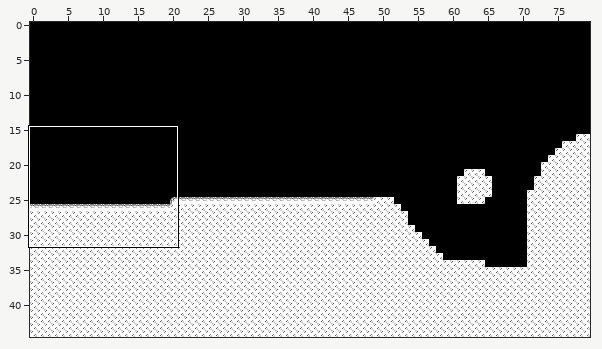
Two versions of a level (Tiled map, Output/Assets/map/Map.tmx). Above: a wide view before the commit, with the close-up outlined.
Close-up. Old version:
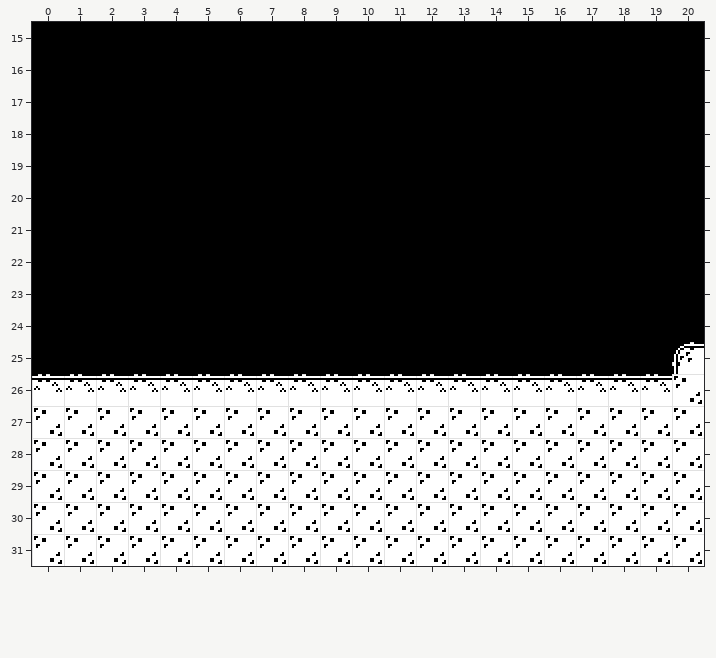
Cells are 16x16 px. Shown: x 0..20, y 15..31. The commit also changed other parts of the map, which this record leaves out. The old version is drawn lined up with the new one.
Once edited:
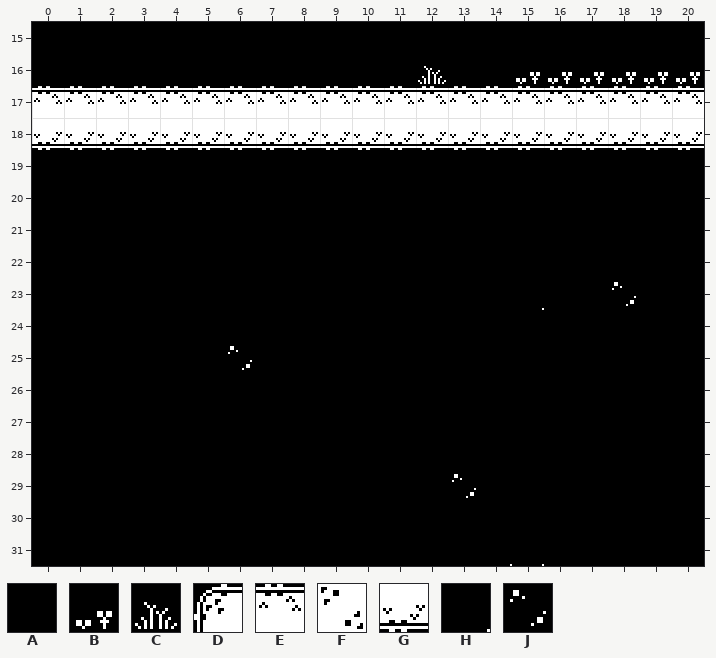
Key: from "TileSet": A 0, B 16, C 18, D 87, E 88, F 108, G 128, H 214, J 291.
_ is an empty cell.
Changes in this commit:
map size 80x45 -> 80x30 cells
Layer "Capa de patrones 1":
Tile D gives way to tile A in row 25 at x 20.
Tile E gives way to tile A in row 26 at x 0 to 19.
Tile F gives way to tile A in row 26 at x 20; in rows 27 to 28 at x 0 to 20; in row 29 at x 0 to 12 and 14 to 20; in row 30 at x 0 to 20; in row 31 at x 0 to 13 and 16 to 20.
Tile A gives way to tile B in row 16 at x 15 to 20.
Tile A gives way to tile C in row 16 at x 12.
Tile A gives way to tile E in row 17 at x 0 to 20.
Tile A gives way to tile G in row 18 at x 0 to 20.
Tile F gives way to tile H in row 31 at x 14 to 15.
Tile A gives way to tile J in row 23 at x 18; in row 25 at x 6.
Tile F gives way to tile J in row 29 at x 13.
Pixel boxes of the changes (left, top, right, bottom) in both close-ups:
changed: (32, 66, 704, 150)
changed: (612, 282, 636, 306)
changed: (32, 342, 704, 566)
